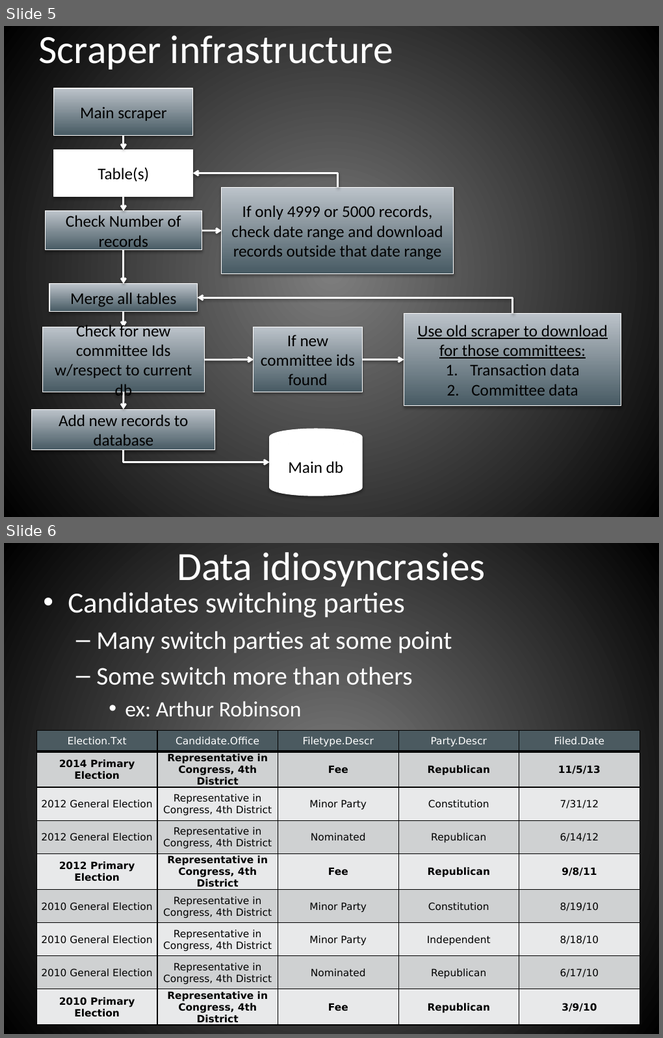
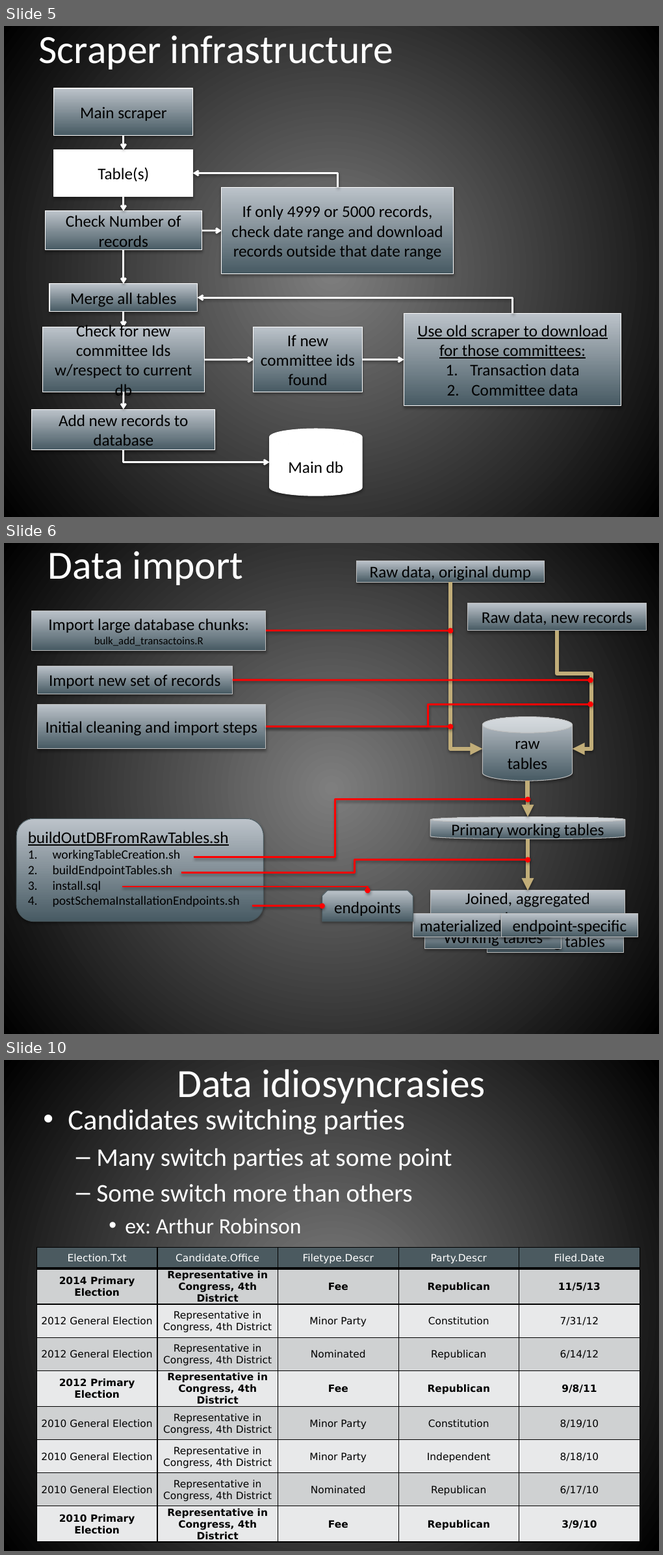
Before and after one commit to hackoregon/btc-backend, a slide deck: infrastructure.pptx. Shown one above the other, each under a label of ours: slides 5 and 6 before the commit, slides 5, 6 and 10 after it; the slides between them are not shown. The pictures are 663x1038 and 663x1555 pixels, drawn with LibreOffice and Linux fonts; fonts in the diff are those of the drawing. Boxes give left, top, right and bottom in pixels: in the first picture for what was removed or moved away, otherwise in the second. Text is boxed around its words. In the diff, an @@ line names an element or a change of style, - is before the commit and + after.

Commit message:
v3.0 new infrastructure
Facilitates automatic scraping and import as well as easy addition of
new data in bulk

```diff
--- a/infrastructure.pptx
+++ b/infrastructure.pptx
@@ slide 6 added at (4, 543, 659, 1034), background gradient #7F7F7F to #000000 @@
@@ title added at (48, 551, 243, 585), 44 pt, text #FFFFFF @@
+Data import
@@ rectangle added at (357, 561, 545, 582), fill gradient #485B63 to #BDC6CA, outline #BFBFBF 0.75 pt, 18 pt, text #000000 @@
+Raw data, original dump
@@ elbow arrow added from (451, 582) to (482, 749), #C1AD79 4.5 pt @@
@@ rectangle added at (32, 611, 266, 650), fill gradient #485B63 to #BDC6CA, outline #BFBFBF 0.75 pt, 18 pt, text #000000 @@
+Import large database chunks:
+bulk_add_transactoins.R
@@ rectangle added at (468, 603, 646, 631), fill gradient #485B63 to #BDC6CA, outline #BFBFBF 0.75 pt, 18 pt, text #000000 @@
+Raw data, new records
@@ arrow added from (266, 631) to (451, 631), #FF0000 2 pt @@
@@ elbow arrow added from (557, 631) to (573, 749), #C1AD79 4.5 pt @@
@@ rectangle added at (37, 667, 233, 694), fill gradient #485B63 to #BDC6CA, outline #BFBFBF 0.75 pt, 18 pt, text #000000 @@
+Import new set of records
@@ arrow added from (233, 680) to (590, 680), #FF0000 2 pt @@
@@ rectangle added at (37, 704, 266, 749), fill gradient #485B63 to #BDC6CA, outline #BFBFBF 0.75 pt, 18 pt, text #000000 @@
+Initial cleaning and import steps
@@ elbow arrow added from (266, 726) to (590, 704), #FF0000 2 pt @@
@@ cylinder added at (482, 717, 572, 781), fill gradient #485B63 to #BDC6CA, outline #BFBFBF 0.75 pt, 18 pt, text #000000 @@
+raw
+tables
@@ elbow arrow added from (266, 726) to (451, 726), #FF0000 2 pt @@
@@ elbow arrow added from (527, 781) to (528, 817), #C1AD79 4.5 pt @@
@@ elbow arrow added from (193, 858) to (528, 800), #FF0000 2 pt @@
@@ rounded rectangle added at (16, 819, 263, 922), fill gradient #485B63 to #BDC6CA, outline #49585E 0.75 pt, 14 pt, text #000000 @@
+buildOutDBFromRawTables.sh
+1. workingTableCreation.sh
+2. buildEndpointTables.sh
+3. install.sql
+4. postSchemaInstallationEndpoints.sh
@@ cylinder added at (430, 817, 625, 839), fill gradient #485B63 to #BDC6CA, outline #BFBFBF 0.75 pt, 18 pt, text #000000 @@
+Primary working tables
@@ elbow arrow added from (528, 839) to (528, 891), #C1AD79 4.5 pt @@
@@ elbow arrow added from (181, 873) to (528, 860), #FF0000 2 pt @@
@@ elbow arrow added from (122, 887) to (367, 891), #FF0000 2 pt @@
@@ snip same rect added at (322, 891, 414, 922), fill gradient #485B63 to #BDC6CA, outline #49585E 0.75 pt, 18 pt, text #000000 @@
+endpoints
@@ elbow arrow added from (252, 906) to (322, 906), #FF0000 2 pt @@
@@ group added at (413, 891, 638, 953): 5 rectangles @@
+Working tables
+Working tables
+Joined, aggregated datasets
+materialized views
+endpoint-specific
@@ what was slide 6 is now slide 10 @@
```
Also in this commit, not shown: 3 slides changed, 3 other slides added, 29 other files.
